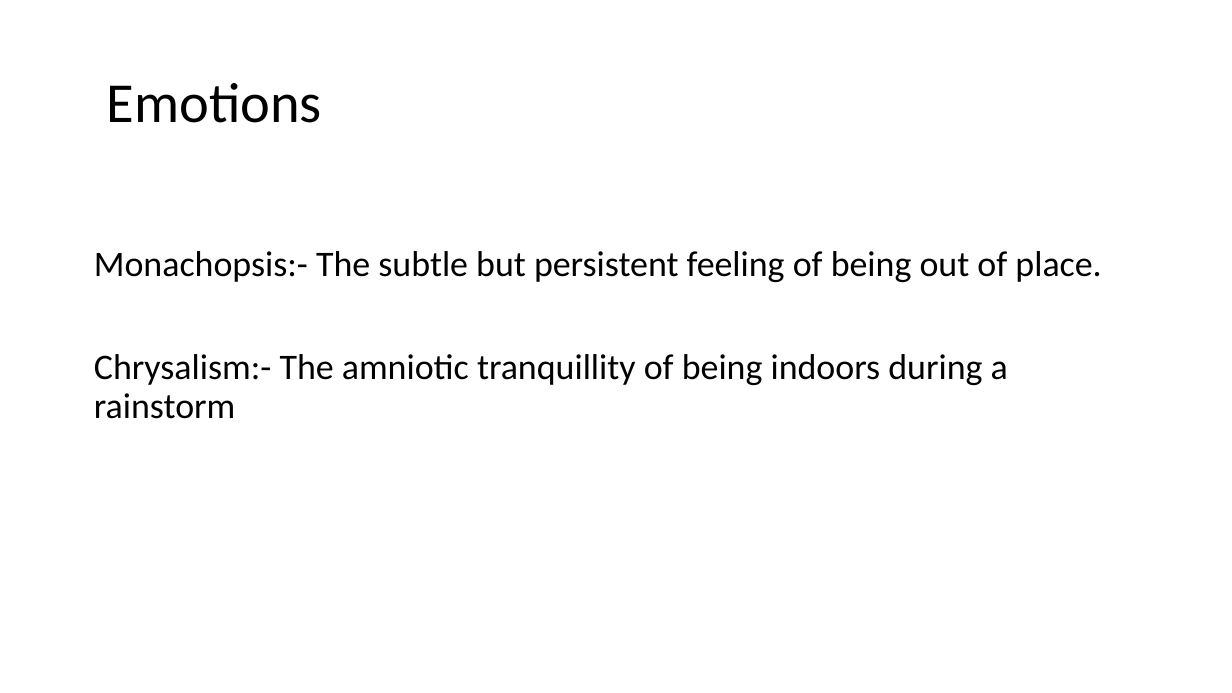
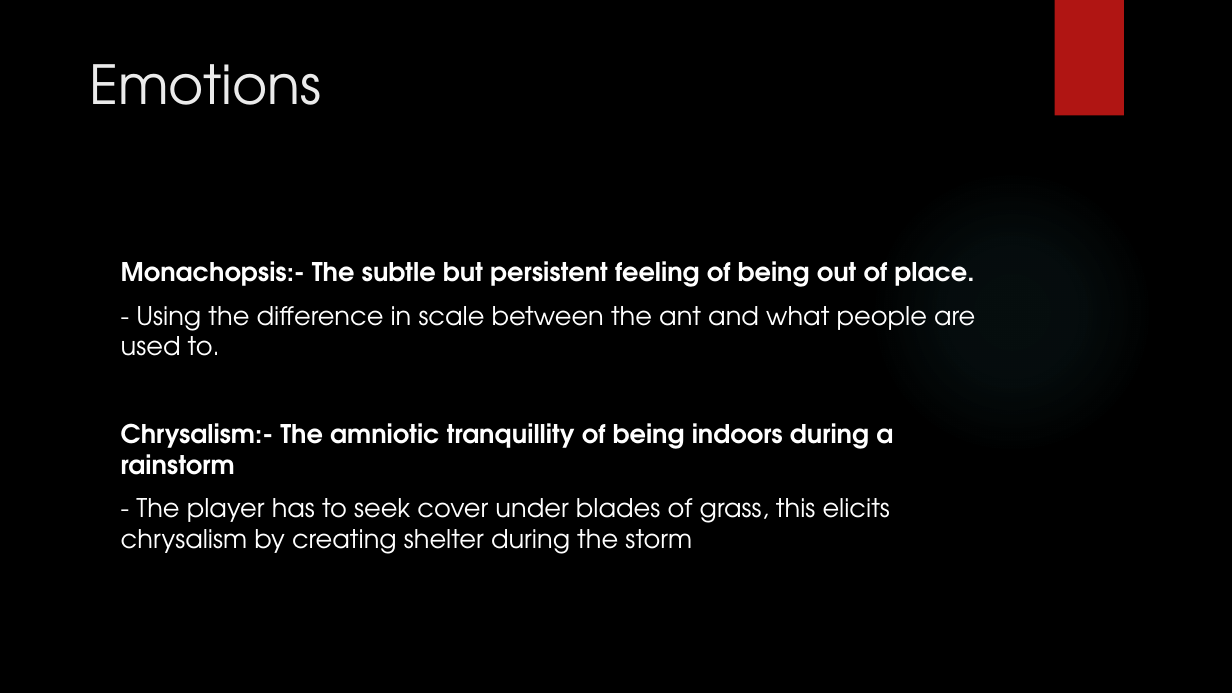
Before and after one commit to UoSGamesGroups/first-semester-group-19, a slide deck: slide 2 of Presentations/Group 19 - Presentation 1.pptx (slide 3 before the commit). Drawn at 1232x693 pixels with LibreOffice and Linux fonts; fonts in the diff are those of the drawing; background and template pictures are left out. Boxes give left, top, right and bottom in pixels: in the first picture for what was removed or moved away, otherwise in the second. Text is boxed around its words. In the diff, an @@ line names an element or a change of style, - is before the commit and + after.

```diff
--- a/Presentations/Group 19 - Presentation 1.pptx
+++ b/Presentations/Group 19 - Presentation 1.pptx
@@ background #FFFFFF to picture (left out) @@
@@ rectangle added at (x1=1055, y1=0, x2=1124, y2=116), fill #B01513 @@
@@ title "Emotions" moved from (x1=107, y1=83, x2=322, y2=123) to (x1=89, y1=64, x2=321, y2=105) @@
@@ title "Emotions" at (x1=89, y1=64, x2=321, y2=105): size 44 to 42 pt, font Calibri to TeX Gyre Adventor, text colour #000000 to #EBEBEB; line spacing 0.9 to 1; vertical alignment middle to top @@
@@ ellipse added at (x1=870, y1=169, x2=1154, y2=454), fill gradient #50B9C1 @@
@@ text "Monachopsis:- The subtle but persistent ..." moved from (x1=94, y1=251, x2=1101, y2=419) to (x1=121, y1=261, x2=975, y2=554) @@
@@ text at (x1=121, y1=261, x2=974, y2=475): size 28 to 20 pt, font Calibri to TeX Gyre Adventor, text colour #000000 to #FFFFFF, bold on in "Monachopsis:- The subtle but persistent feeling of ...", "Chrysalism:- The amniotic tranquillity of being indoors ..."; line spacing 0.9 to 1 @@
@@ text at (x1=121, y1=306, x2=975, y2=356): paragraph added @@
+- Using the difference in scale between the ant and what people are used to.
@@ text at (x1=121, y1=498, x2=890, y2=554): paragraph added @@
+- The player has to seek cover under blades of grass, this elicits chrysalism by creating shelter during the storm
```
Also in this commit, not shown: 6 other slides changed, 1 slide added, 1 slide removed, 1 other file.
